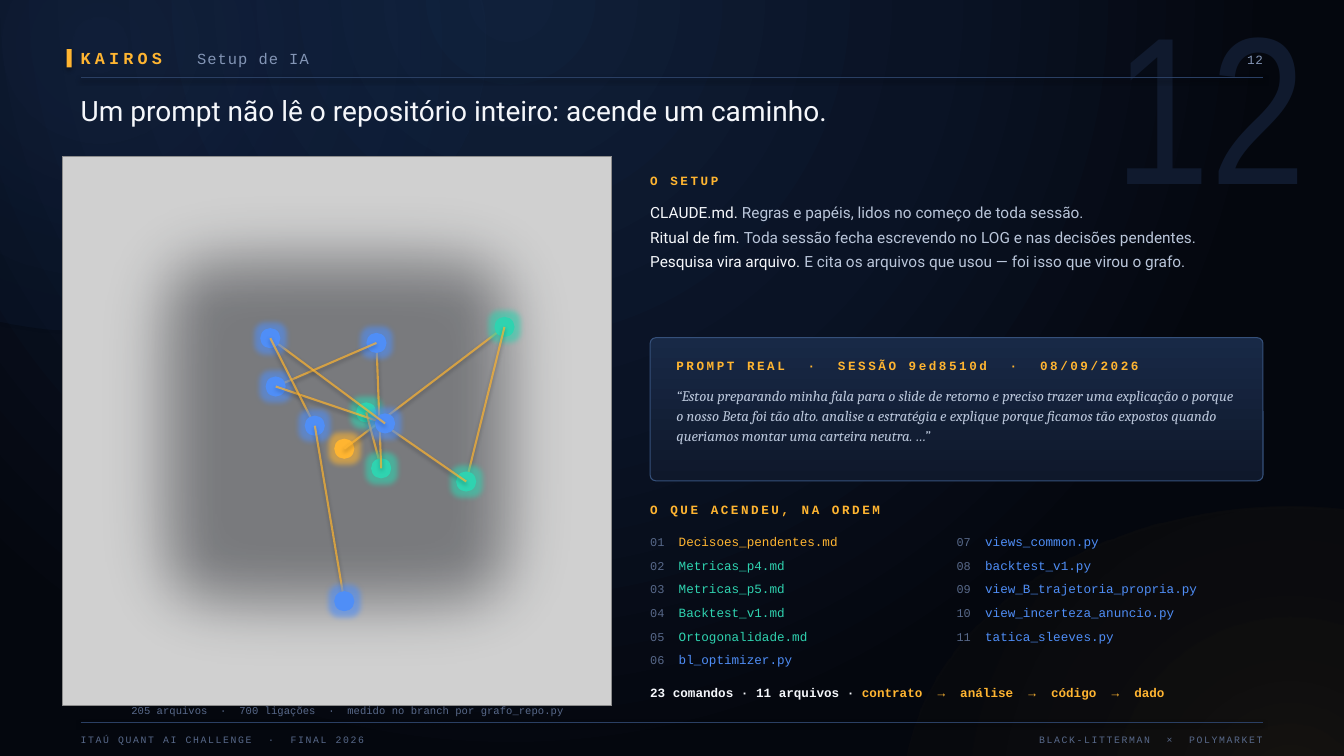
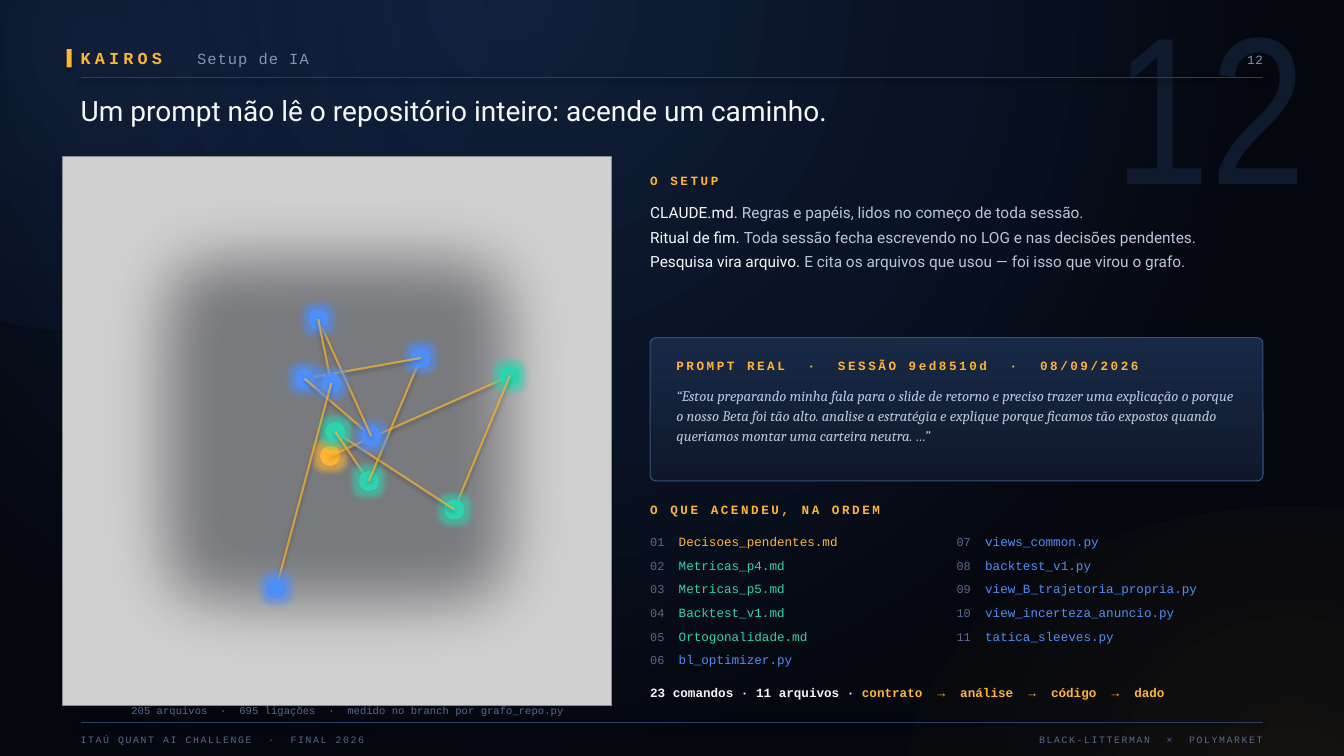
Before and after one commit to liahaller/Desafio-Quant-Itau, a slide deck: slide 16 of Final/Slides_novos.pptx. Drawn at 1344x756 pixels with LibreOffice and Linux fonts; fonts in the diff are those of the drawing; grey boxes stand for pictures. Boxes give left, top, right and bottom in pixels: in the first picture for what was removed or moved away, otherwise in the second. Text is boxed around its words. In the diff, an @@ line names an element or a change of style, - is before the commit and + after.

```diff
--- a/Final/Slides_novos.pptx
+++ b/Final/Slides_novos.pptx
@@ ellipse: place and size @@
-ellipse at (260,329,280,349)
+ellipse at (309,310,329,330)
@@ line moved from (385, 423) - (270, 339) to (371, 437) - (319, 320) @@
@@ line moved from (270, 339) - (315, 425) to (319, 320) - (332, 383) @@
@@ line moved from (377, 343) - (276, 386) to (420, 358) - (304, 379) @@
@@ line moved from (381, 469) - (377, 343) to (369, 481) - (420, 358) @@
@@ ellipse: place and size @@
-ellipse at (367,333,387,353)
+ellipse at (410,348,431,368)
@@ line moved from (315, 425) - (345, 601) to (332, 383) - (276, 588) @@
@@ ellipse: place and size @@
-ellipse at (266,376,286,396)
+ellipse at (294,369,315,389)
@@ line moved from (276, 386) - (385, 423) to (304, 379) - (371, 437) @@
@@ ellipse: place and size @@
-ellipse at (304,415,325,436)
+ellipse at (322,373,342,393)
@@ line moved from (345, 449) - (505, 327) to (330, 456) - (510, 376) @@
@@ line moved from (505, 327) - (467, 482) to (510, 376) - (455, 509) @@
@@ ellipse: place and size @@
-ellipse at (495,317,515,337)
+ellipse at (500,366,520,386)
@@ ellipse: place and size @@
-ellipse at (335,439,355,459)
+ellipse at (320,446,340,466)
@@ ellipse: place and size @@
-ellipse at (356,402,376,422)
+ellipse at (326,421,346,442)
@@ line moved from (467, 482) - (366, 412) to (455, 509) - (336, 432) @@
@@ line moved from (366, 412) - (381, 469) to (336, 432) - (369, 481) @@
@@ ellipse: place and size @@
-ellipse at (375,413,395,434)
+ellipse at (361,426,381,447)
@@ ellipse: place and size @@
-ellipse at (371,459,391,479)
+ellipse at (359,471,379,491)
@@ ellipse: place and size @@
-ellipse at (457,472,477,492)
+ellipse at (445,499,465,519)
@@ ellipse: place and size @@
-ellipse at (335,591,355,611)
+ellipse at (266,578,286,598)
@@ text at (131,706,564,716): text changed @@
-205 arquivos · 700 ligações · medido no branch por grafo_repo.py
+205 arquivos · 695 ligações · medido no branch por grafo_repo.py
```
Also in this commit, not shown: 13 other slides changed, 2 other files.
